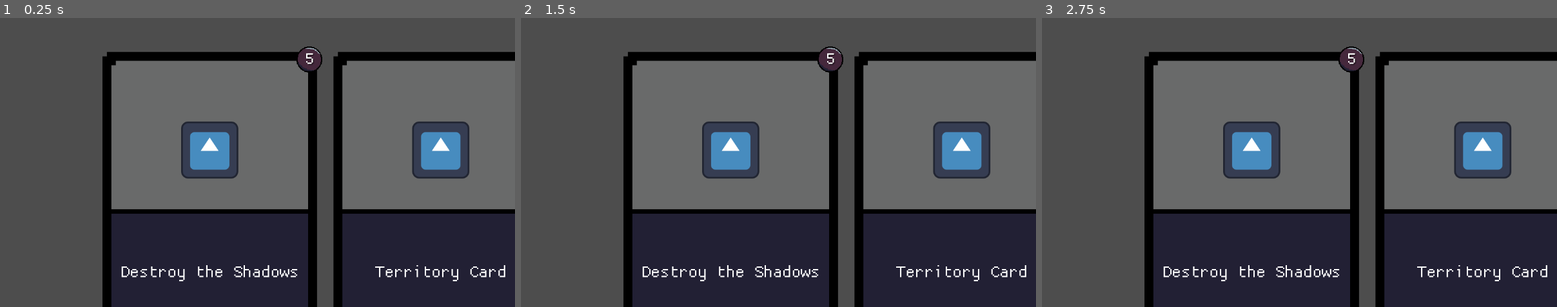
Above: before the commit, frames 1-3 (left to right).
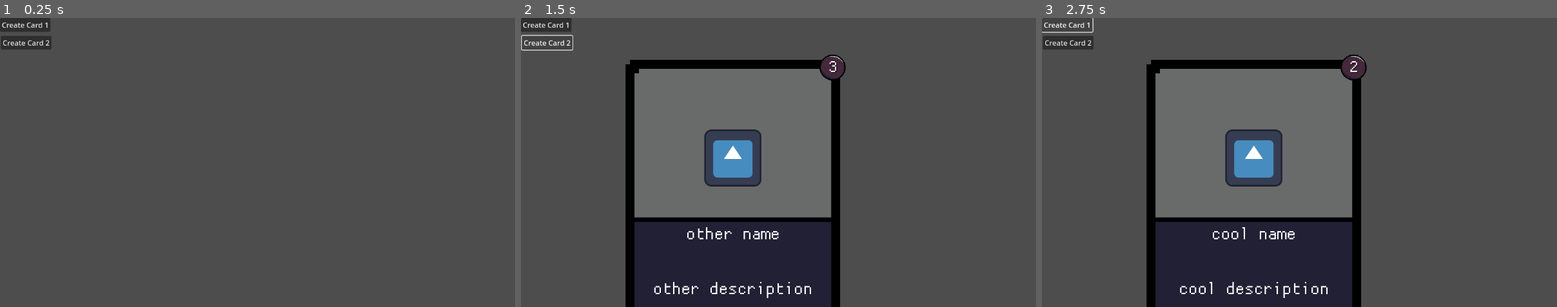
Above: after the commit, the same moments.

Repository: dantas-barreto/Projeto-Interdisciplinar-IFSP
Game: Godot game, scene res://Scenes/deck.tscn
The game is run twice, just before and just after one commit, with the same random seed, the same clock (stepped at 60 frames per second) and the same inputs. The engine's default icon, where the game draws it, is replaced by a stand-in: a white triangle on a blue panel in a dark square.
Inputs (mouse positions are in pixels of both pictures, inside the frame that each line leads up to):
- Up to frame 1 (0.25 s): no input
- Up to frame 2 (1.5 s): click (546, 23) at 0.5 s, where only the run after the commit has a clickable "Create Card 1"; click (546, 44) at 1.25 s, where only the run after the commit has a clickable "Create Card 2"
- Up to frame 3 (2.75 s): click (1067, 23) at 2 s, where only the run after the commit has a clickable "Create Card 1"

The runs differ from the first frame. In frame 1, 67% of the frame differs, in the area x 0-100%, y 0-100%; in frame 2, 39%; in frame 3, 38%.

Commit message:
Created a generic backside card. Cards are spawning on canvas. Need to make card flip animation.

Diff:
--- a/Scenes/card.tscn
+++ b/Scenes/card.tscn
@@ -11,6 +11,10 @@
 font_size = 48
 shadow_color = Color(0, 0, 0, 0.392157)
 shadow_offset = Vector2(2, 2)
+
+[sub_resource type="LabelSettings" id="LabelSettings_581ge"]
+font = ExtResource("3_vokjs")
+font_size = 48
 
 [sub_resource type="LabelSettings" id="LabelSettings_r03sg"]
 font = ExtResource("3_vokjs")
@@ -45,13 +49,24 @@
 [node name="CardImageSprite" type="Sprite2D" parent="CardImage"]
 texture = ExtResource("4_hjxft")
 
+[node name="CardName" type="Node2D" parent="."]
+position = Vector2(-210, 52)
+
+[node name="CardNameLabel" type="Label" parent="CardName"]
+offset_right = 420.0
+offset_bottom = 39.0
+text = "Godotinho"
+label_settings = SubResource("LabelSettings_581ge")
+horizontal_alignment = 1
+vertical_alignment = 1
+autowrap_mode = 3
+
 [node name="CardDescription" type="Node2D" parent="."]
-position = Vector2(-206, 60)
+position = Vector2(-210, 100)
 
 [node name="CardDescriptionLabel" type="Label" parent="CardDescription"]
-offset_left = -4.0
-offset_right = 416.0
-offset_bottom = 230.0
+offset_right = 420.0
+offset_bottom = 190.0
 text = "Attack + 1"
 label_settings = SubResource("LabelSettings_r03sg")
 horizontal_alignment = 1
--- a/Scenes/deck.tscn
+++ b/Scenes/deck.tscn
@@ -1,17 +1,26 @@
 [gd_scene load_steps=2 format=3 uid="uid://b38wveyi7a4c7"]
 
-[ext_resource type="PackedScene" uid="uid://c2weeh3iabe3x" path="res://Scenes/card.tscn" id="1_nnvwx"]
+[ext_resource type="Script" path="res://Scripts/deck.gd" id="1_on1vr"]
 
 [node name="Deck" type="Node2D"]
+script = ExtResource("1_on1vr")
 
 [node name="CanvasLayer" type="CanvasLayer" parent="."]
 
-[node name="Card" parent="CanvasLayer" instance=ExtResource("1_nnvwx")]
-position = Vector2(469, 396)
-cardCost = 5
-cardDescription = "Destroy the Shadows"
+[node name="Spawn" type="Node2D" parent="CanvasLayer"]
+position = Vector2(474, 414)
 
-[node name="Card2" parent="CanvasLayer" instance=ExtResource("1_nnvwx")]
-position = Vector2(986, 396)
-cardCost = 2
-cardDescription = "Territory Card"
+[node name="Button" type="Button" parent="."]
+offset_right = 113.0
+offset_bottom = 31.0
+text = "Create Card 1"
+
+[node name="Button2" type="Button" parent="."]
+offset_left = 2.0
+offset_top = 40.0
+offset_right = 115.0
+offset_bottom = 71.0
+text = "Create Card 2"
+
+[connection signal="pressed" from="Button" to="." method="_on_button_pressed"]
+[connection signal="pressed" from="Button2" to="." method="_on_button_2_pressed"]
--- a/Scripts/card.gd
+++ b/Scripts/card.gd
@@ -1,16 +1,27 @@
-extends Node2D
+class_name Card extends Node2D
 
 @export var cardCost: int = 1
+@export var cardName: String = "Card Name"
 @export var cardDescription: String = "Card Description"
-@export var cardImage: Node2D
+@export var cardImage: Sprite2D
 
 @onready var cardCostLabel: Label = $CardCost/CardCostLabel
+@onready var cardNameLabel: Label = $CardName/CardNameLabel
 @onready var cardDescriptionLabel: Label = $CardDescription/CardDescriptionLabel
 
 # Called when the node enters the scene tree for the first time.
 func _ready():
-	cardCostLabel.set_text(str(cardCost))
-	cardDescriptionLabel.set_text(cardDescription)
+	setCardValues(cardCost, cardName, cardDescription)
+	visible = false
+
+func setCardValues(_cost: int, _name: String, _description: String):
+	cardCost = _cost
+	cardName = _name
+	cardDescription = _description
+
+	cardCostLabel.set_text(str(_cost))
+	cardNameLabel.set_text(_name)
+	cardDescriptionLabel.set_text(_description)
 
 
 # Called every frame. 'delta' is the elapsed time since the previous frame.
--- /dev/null
+++ b/Scripts/deck.gd
@@ -0,0 +1,27 @@
+extends Node2D
+
+@onready var cardScene: PackedScene = preload("res://Scenes/card.tscn")
+@onready var spawnPoint = $CanvasLayer/Spawn
+
+# Called when the node enters the scene tree for the first time.
+func _ready():
+	pass # Replace with function body.
+
+
+# Called every frame. 'delta' is the elapsed time since the previous frame.
+func _process(delta):
+	pass
+
+
+func _on_button_pressed():
+	var card: Card = cardScene.instantiate()
+	spawnPoint.add_child(card)
+	card.setCardValues(2, "cool name", "cool description")
+	card.visible = true
+
+
+func _on_button_2_pressed():
+	var card: Card = cardScene.instantiate()
+	spawnPoint.add_child(card)
+	card.setCardValues(3, "other name", "other description")
+	card.visible = true
Not shown: 1 places in Scenes/card.tscn that only renumber resources
Binary file added: Sprites/BackSideCard.aseprite
Binary file added: Sprites/BackSideCard.png
Not shown, added: Sprites/BackSideCard.png.import
